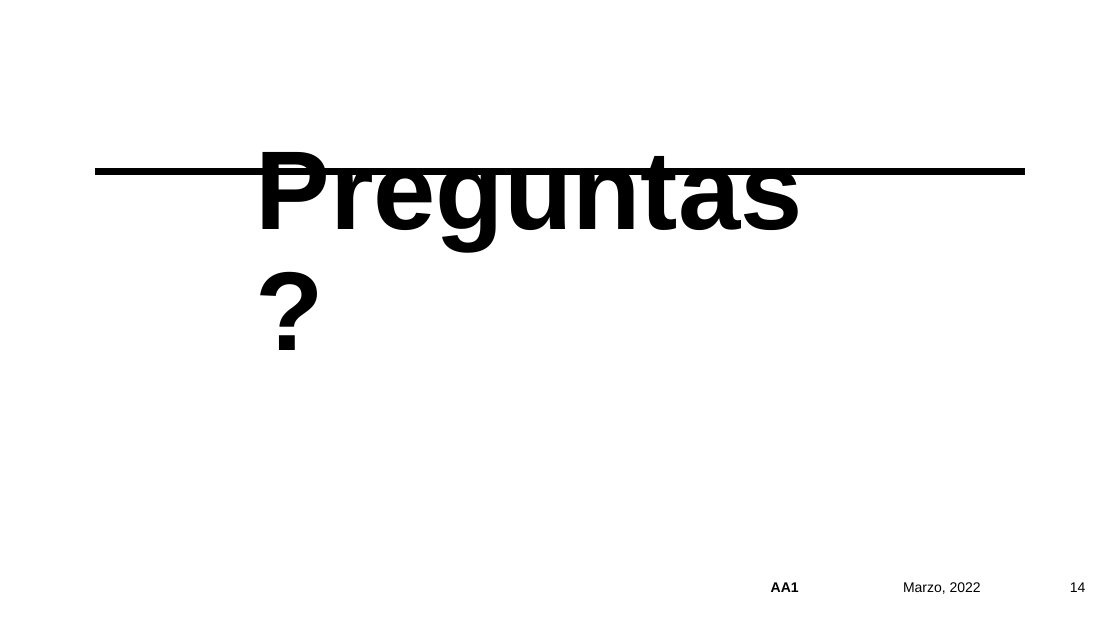
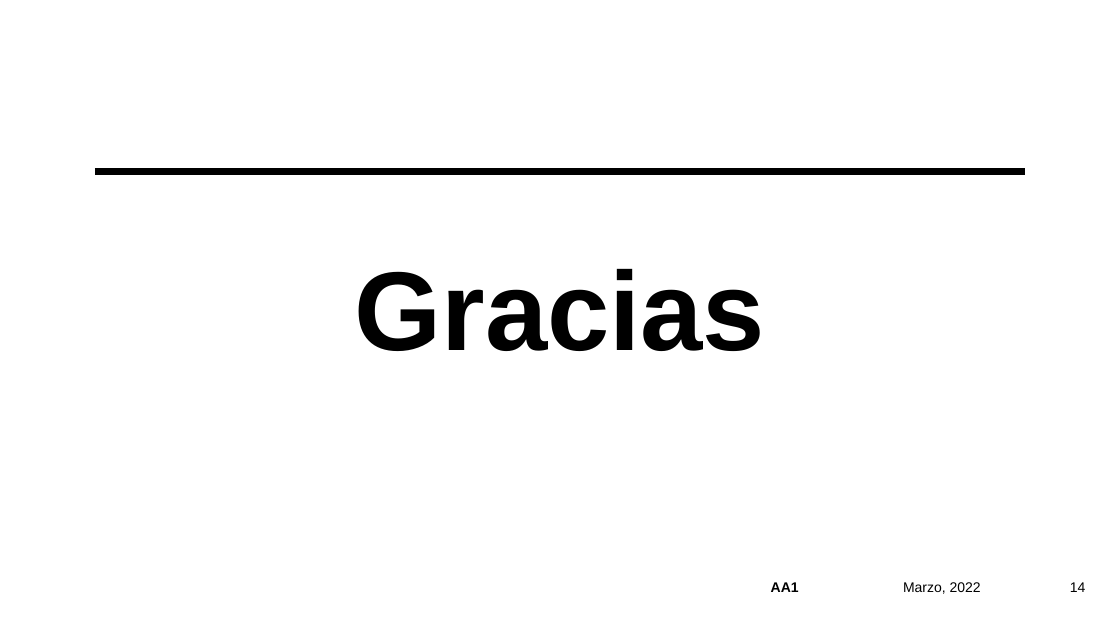
Before and after one commit to vidaldani/MangoGrading, a slide deck: slide 14 of informe/presentacion/AA-01 - Clasificacion_mangos.pptx. Drawn at 1120x630 pixels with LibreOffice and Linux fonts; fonts in the diff are those of the drawing. Boxes give left, top, right and bottom in pixels: in the first picture for what was removed or moved away, otherwise in the second. Text is boxed around its words. In the diff, an @@ line names an element or a change of style, - is before the commit and + after.

```diff
--- a/informe/presentacion/AA-01 - Clasificacion_mangos.pptx
+++ b/informe/presentacion/AA-01 - Clasificacion_mangos.pptx
@@ title at (354,269,765,351): text changed @@
-Preguntas?
+Gracias
```
Also in this commit, not shown: 7 other slides changed.
